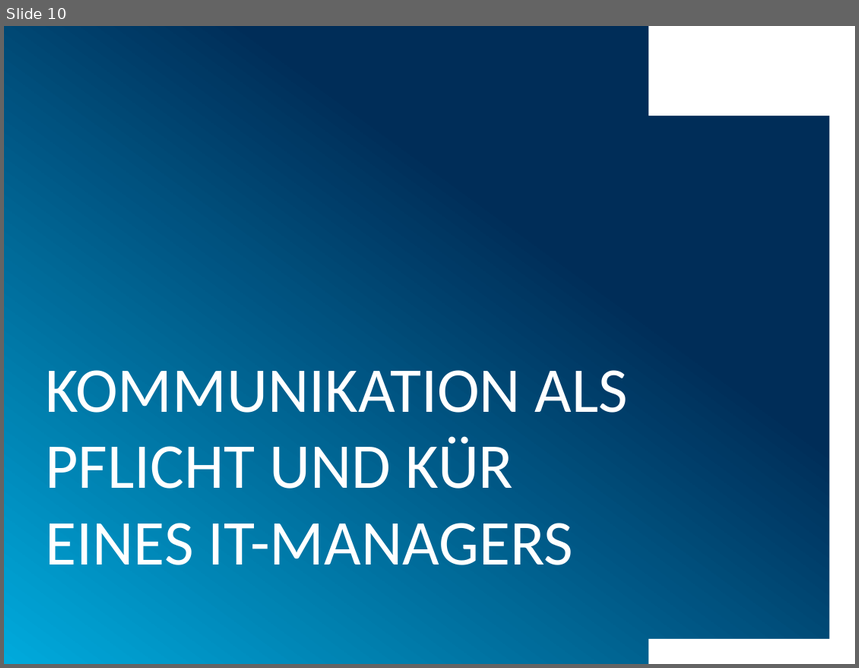
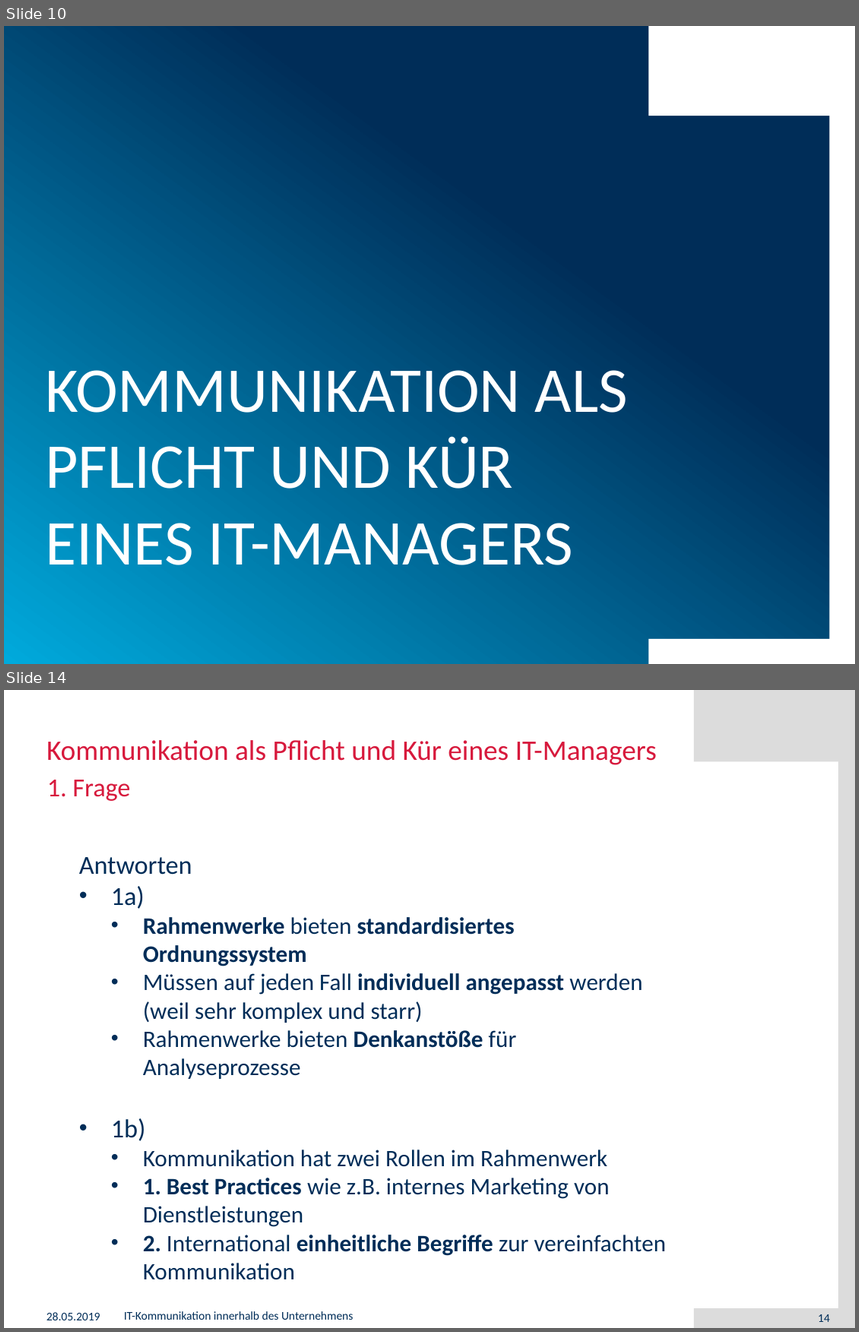
Before and after one commit to muensto/itm_vortrag_1233, a slide deck: 20190528.pptx. Shown one above the other, each under a label of ours: slide 10 before the commit, slides 10 and 14 after it; the slides between them are not shown. The pictures are 859x668 and 859x1332 pixels, drawn with LibreOffice and Linux fonts; fonts in the diff are those of the drawing; background and template pictures are left out. Boxes give left, top, right and bottom in pixels: in the first picture for what was removed or moved away, otherwise in the second. Text is boxed around its words. In the diff, an @@ line names an element or a change of style, - is before the commit and + after.

```diff
--- a/20190528.pptx
+++ b/20190528.pptx
@@ slide 14 added at (4,690,855,1328), background #FFFFFF @@
@@ rectangle added at (694,690,855,761), fill #DCDCDC @@
@@ rectangle added at (839,690,855,1323), fill #DCDCDC @@
@@ title added at (47,740,657,765), 24 pt, text #D7193C @@
+Kommunikation als Pflicht und Kür eines IT-Managers
@@ text added at (47,780,130,801), 22 pt, text #D7193C @@
+1. Frage
@@ text added at (79,857,667,1281), 20 pt, text #002D58 @@
+Antworten
+• 1a)
+  • Rahmenwerke bieten standardisiertes Ordnungssystem
+  • Müssen auf jeden Fall individuell angepasst werden (weil sehr komplex und starr)
+  • Rahmenwerke bieten Denkanstöße für Analyseprozesse
+• 1b)
+  • Kommunikation hat zwei Rollen im Rahmenwerk
+  • 1. Best Practices wie z.B. internes Marketing von Dienstleistungen
+  • 2. International einheitliche Begriffe zur vereinfachten Kommunikation
@@ text added at (47,1312,101,1321), 10 pt, text #002D58 @@
+28.05.2019
@@ text added at (124,1312,353,1320), 10 pt, text #002D58 @@
+IT-Kommunikation innerhalb des Unternehmens
@@ rectangle added at (694,1309,855,1328), fill #DCDCDC @@
@@ page number added at (818,1315,830,1322), 10 pt, text #002D58 @@
+14
```
Also in this commit, not shown: 2 slides changed, 12 other slides added.
